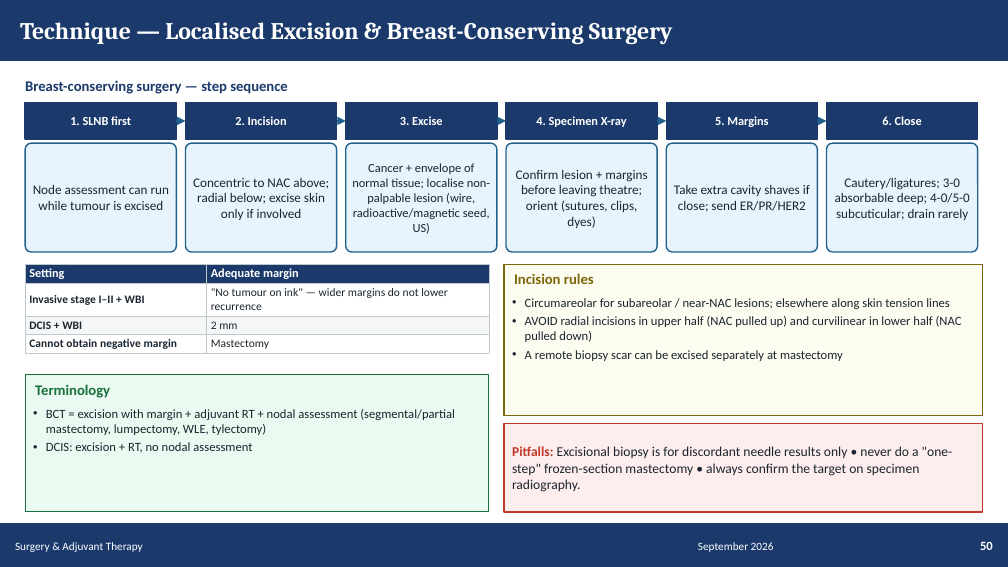
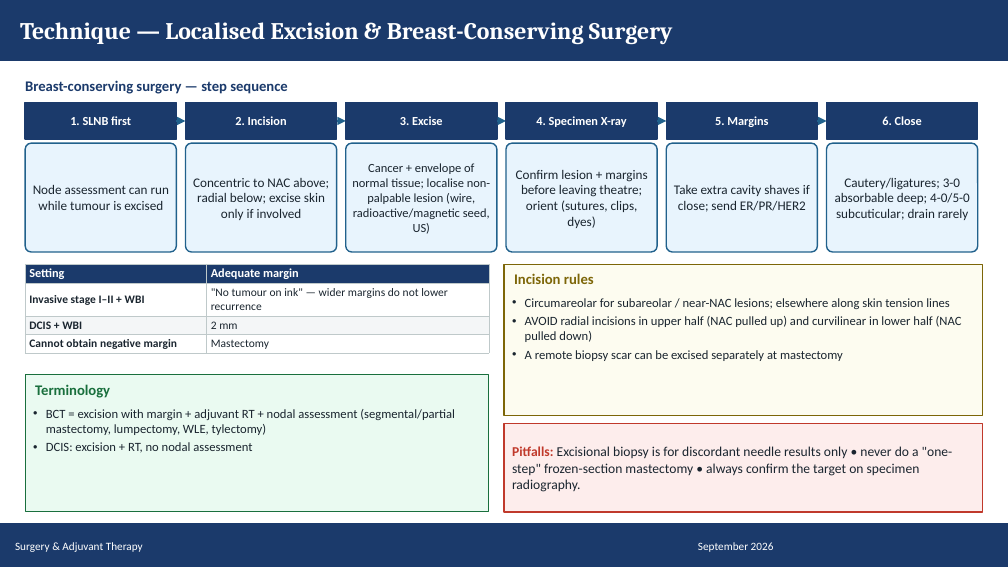
Before and after one commit to Muluamlak/Phone, a slide deck: slide 50 of BreastCancer_Management_Visual_65.pptx. Drawn at 1008x567 pixels with LibreOffice and Linux fonts; fonts in the diff are those of the drawing. Boxes give left, top, right and bottom in pixels: in the first picture for what was removed or moved away, otherwise in the second. Text is boxed around its words. In the diff, an @@ line names an element or a change of style, - is before the commit and + after.

```diff
--- a/BreastCancer_Management_Visual_65.pptx
+++ b/BreastCancer_Management_Visual_65.pptx
@@ text removed at bbox=[980, 541, 993, 550] @@
-50
```
Also in this commit, not shown: 64 other slides changed.
